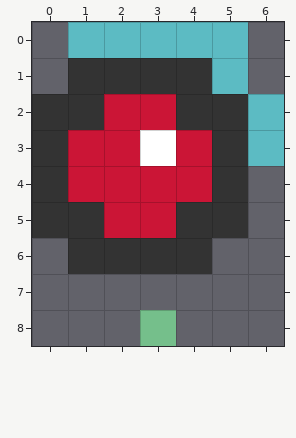
An edit to a level. Tiled map, spaders/src/map/how-to-play/simple-shapes.tmx. That is the earlier state.
Cells are 64x64 px. Shown: x 0..6, y 0..8.
Once edited:
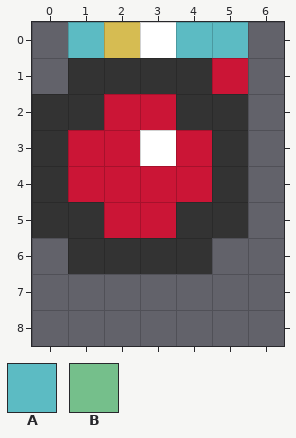
Key: from "spadersTileset": A 0, B 3.
_ is an empty cell.
Edits made:
Layer "Question" (now hidden):
The author cleared tile A in row 0 at x 2 to 3; in row 1 at x 5; in rows 2 to 3 at x 6.
The author cleared tile B in row 8 at x 3.
Changed places in both pictures, as pixel boxes (x1, y1, x2, y2):
removed: (104, 22, 176, 58)
removed: (212, 58, 284, 166)
removed: (140, 310, 176, 346)
